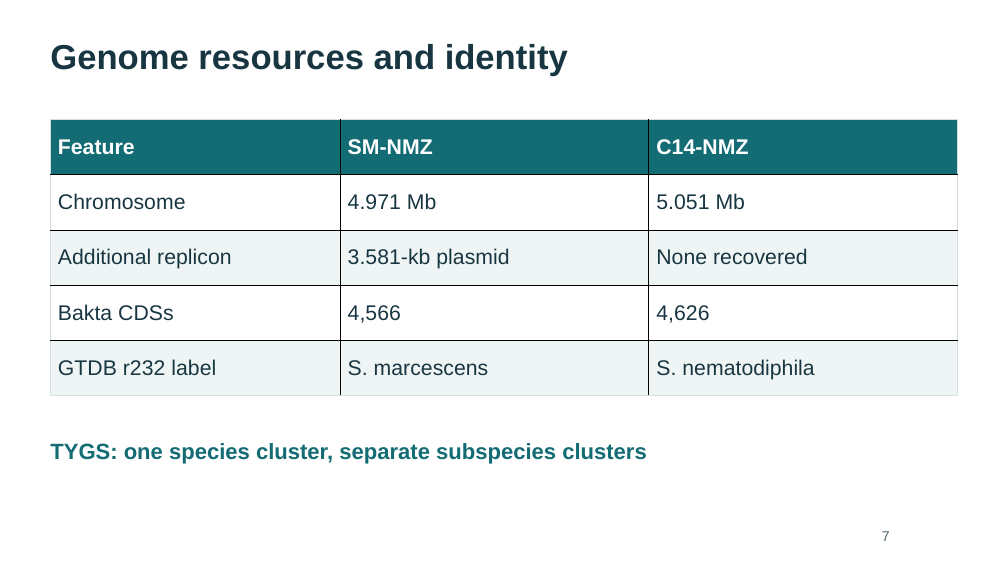
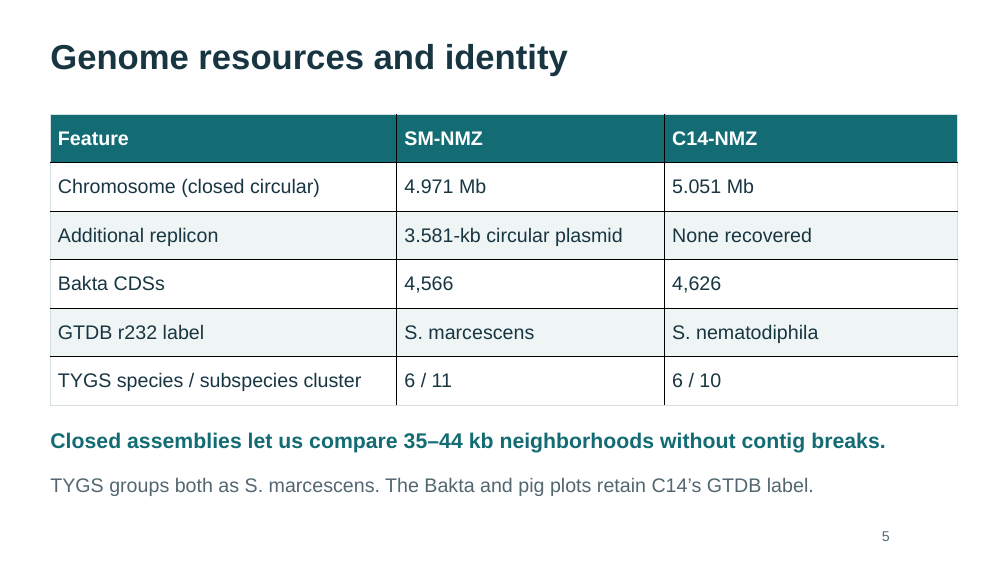
Before and after one commit to WhyAdr/sm-manu, a slide deck: slide 5 of explainer/NMZ-Serratia-genomics-explainer-2026-10-20.pptx (slide 7 before the commit). Drawn at 1008x567 pixels with LibreOffice and Linux fonts; fonts in the diff are those of the drawing. Boxes give left, top, right and bottom in pixels: in the first picture for what was removed or moved away, otherwise in the second. Text is boxed around its words. In the diff, an @@ line names an element or a change of style, - is before the commit and + after.

```diff
--- a/explainer/NMZ-Serratia-genomics-explainer-2026-10-20.pptx
+++ b/explainer/NMZ-Serratia-genomics-explainer-2026-10-20.pptx
@@ table at [51,114,958,405] @@
-row 2, column 1: Chromosome
+row 2, column 1: Chromosome (closed circular)
-row 3, column 2: 3.581-kb plasmid
+row 3, column 2: 3.581-kb circular plasmid
+row 6: TYGS species / subspecies cluster | 6 / 11 | 6 / 10
@@ table: place and size @@
-table at [51,119,957,395]
+table at [51,114,958,405]
@@ text removed at [50,443,647,464] @@
-TYGS: one species cluster, separate subspecies clusters
@@ text added at [50,432,885,453], 20.2 pt, text #136C74, bold @@
+Closed assemblies let us compare 35–44 kb neighborhoods without contig breaks.
@@ text added at [50,477,814,496], 18.8 pt, text #526770 @@
+TYGS groups both as S. marcescens. The Bakta and pig plots retain C14’s GTDB label.
@@ text at [882,531,890,541]: text changed @@
-7
+5
```
Also in this commit, not shown: 21 other slides changed, 4 slides added, 1 slide removed, 12 other files.
